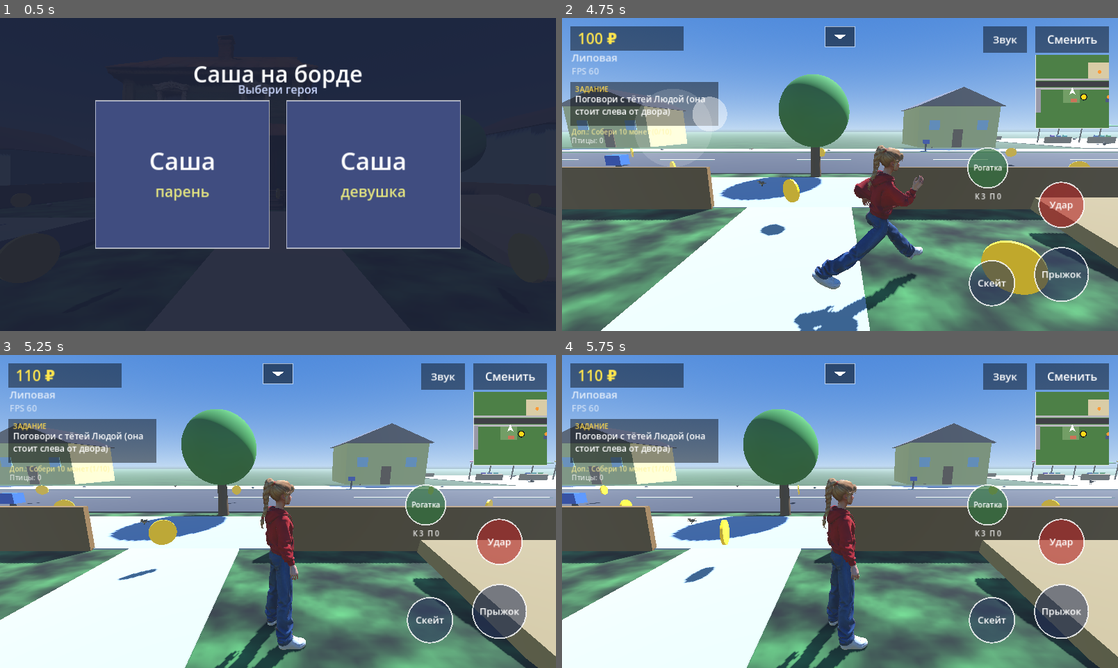
Above: before the commit, frames 1-4 (two rows, left to right).
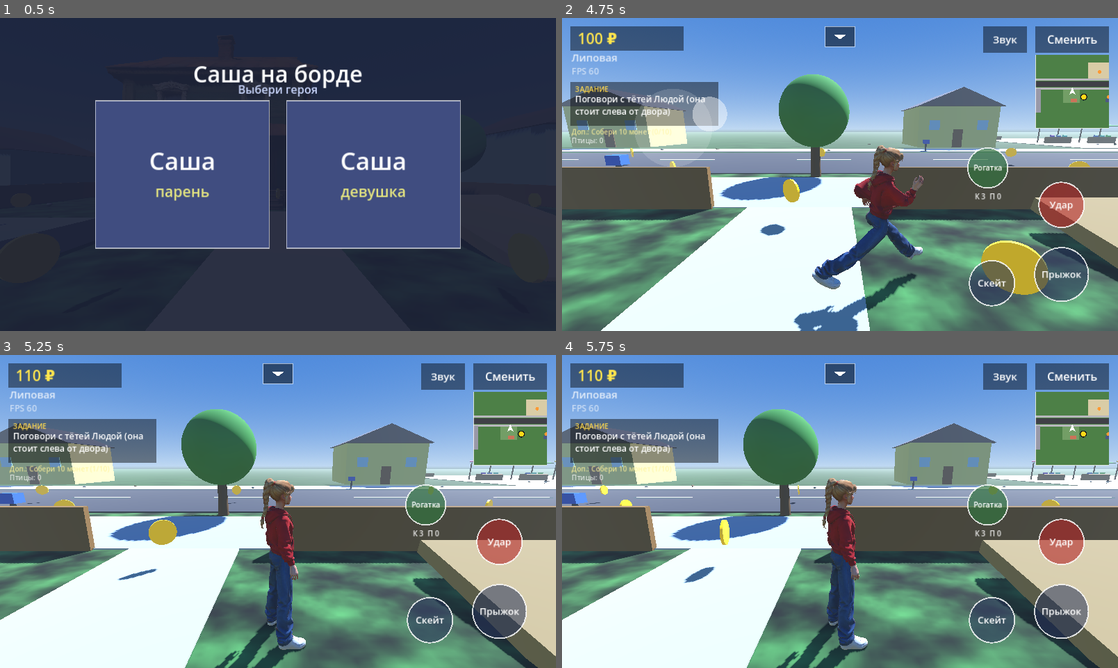
Above: after the commit, the same moments.

Repository: anon-anonymnyy/My-Games-
Game: Godot game, scene res://main.tscn
Same seed, same stepped clock (60 frames per second), same inputs: the game is played once before the commit and once after it.
Inputs (mouse positions are in pixels of both pictures, inside the frame that each line leads up to):
- Up to frame 1 (0.5 s): no input
- Up to frame 2 (4.75 s): tap Enter at 0.5 s; move the mouse to (962, 158) at 0.52 s; click (962, 158) at 0.67 s; drag from (728, 190) to (812, 237) at 1.27 s; move the mouse to (895, 105) at 2.02 s; click (895, 105) at 2.17 s; drag from (812, 237) to (673, 127) at 2.77 s; move the mouse to (1006, 221) at 3.52 s; click (1006, 221) at 3.67 s; drag from (673, 127) to (756, 96) at 4.27 s
- Up to frame 3 (5.25 s): move the mouse to (305, 511) at 5.02 s; click (305, 511) at 5.17 s
- Up to frame 4 (5.75 s): no input

Frame 1 is identical in both runs. In frame 2, less than 0.1% of the frame differs, in the area x 27-100%, y 38-54%; in frame 3, less than 0.1%; in frame 4, less than 0.1%, in the area x 22-99%, y 38-55%.

Commit message:
Add files via upload

Diff:
--- a/main.gd
+++ b/main.gd
@@ -29,7 +29,7 @@
 const UPGRADES := [
 	{"name": "Покрасить забор", "cost": 300, "inc": 30},
 	{"name": "Клумбы у дома", "cost": 600, "inc": 60},
-	{"name": "Крыльцо и веранда", "cost": 1200, "inc": 120},
+	{"name": "Лавочка и фонарь", "cost": 1200, "inc": 120},
 	{"name": "Мастерская во дворе", "cost": 2500, "inc": 250},
 	{"name": "Своя лавка", "cost": 5000, "inc": 500}]
 const MAX_OFFLINE_H := 8.0
@@ -237,6 +237,7 @@
 	crown.mesh = sm
 	crown.material_override = _mat(Color(0.2, 0.55, 0.2))
 	crown.position = Vector3(x, h * 0.75, z)
+	tree_tops.append(Vector3(x, h * 1.04, z))
 	add_child(crown)
 	var col := StaticBody3D.new()
 	col.position = Vector3(x, h * 0.25, z)
@@ -359,8 +360,9 @@
 	add_child(m)
 	# корпус, пол крыльца и пандус на ступеньки (невидимые коллайдеры)
 	_col_box(Vector3(-4, 6.0, -10.15), Vector3(12.4, 12.0, 10.1), 0.0)
-	_col_box(Vector3(-1.4, 0.75, -4.03), Vector3(5.4, 1.5, 2.55), 0.0)
-	_col_box(Vector3(-1.4, 0.65, -1.575), Vector3(3.2, 0.2, 2.8), atan2(1.5, 2.35))
+	# пол крыльца на высоте 0.91 и пандус по реальным ступенькам (0.25 / 0.46 / 0.69 / 0.91)
+	_col_box(Vector3(-1.4, 0.455, -4.7), Vector3(5.4, 0.91, 1.2), 0.0)
+	_col_box(Vector3(-1.3, 0.367, -3.25), Vector3(2.8, 0.2, 1.93), atan2(0.91, 1.7))
 
 func _col_box(pos: Vector3, size: Vector3, rot_x: float) -> void:
 	var sb := StaticBody3D.new()
@@ -549,6 +551,7 @@
 	model.scale = Vector3(MODEL_SCALE, MODEL_SCALE, MODEL_SCALE)
 	model.position = Vector3(0, MODEL_SCALE, 0)
 	visual.add_child(model)
+	_build_sling()
 	anim = model.find_child("AnimationPlayer", true, false) as AnimationPlayer
 	if anim != null:
 		for n in anim.get_animation_list():
@@ -838,10 +841,14 @@
 			var bx := -10.0 + k * 1.3 if k < 4 else 2.2 + (k - 4) * 1.3
 			_box(Vector3(bx, 0.15, -1.0), Vector3(1.0, 0.3, 0.6), fc[k % 4], false)
 	if _has(2) and not upgrade_nodes.has(2):
-		upgrade_nodes[2] = _box(Vector3(-4, 0.15, -5.0), Vector3(6, 0.3, 2.4), Color(0.62, 0.42, 0.25))
-		_box(Vector3(-6.6, 1.2, -4.0), Vector3(0.2, 2.4, 0.2), Color(0.95, 0.95, 0.9), false)
-		_box(Vector3(-1.4, 1.2, -4.0), Vector3(0.2, 2.4, 0.2), Color(0.95, 0.95, 0.9), false)
-		_box(Vector3(-4, 2.5, -4.6), Vector3(6.4, 0.15, 3.0), Color(0.55, 0.2, 0.15), false)
+		upgrade_nodes[2] = true
+		var wood := Color(0.55, 0.36, 0.2)
+		_box(Vector3(-9.0, 0.5, -3.4), Vector3(2.2, 0.12, 0.6), wood, false)
+		_box(Vector3(-9.0, 0.85, -3.72), Vector3(2.2, 0.5, 0.1), wood, false)
+		_box(Vector3(-9.9, 0.25, -3.4), Vector3(0.12, 0.5, 0.5), Color(0.3, 0.3, 0.33), false)
+		_box(Vector3(-8.1, 0.25, -3.4), Vector3(0.12, 0.5, 0.5), Color(0.3, 0.3, 0.33), false)
+		_box(Vector3(-6.4, 1.6, -3.2), Vector3(0.12, 3.2, 0.12), Color(0.2, 0.2, 0.24), false)
+		_box(Vector3(-6.4, 3.3, -3.2), Vector3(0.5, 0.4, 0.5), Color(1.0, 0.9, 0.5), false)
 	if _has(3) and not upgrade_nodes.has(3):
 		upgrade_nodes[3] = _box(Vector3(10, 1.2, -9), Vector3(4, 2.4, 3), Color(0.55, 0.58, 0.62))
 		_box(Vector3(10, 2.5, -9), Vector3(4.6, 0.2, 3.6), Color(0.3, 0.3, 0.35), false)
@@ -1630,11 +1637,6 @@
 	roll_pl.volume_db = -80.0
 	add_child(roll_pl)
 	roll_pl.play()
-	music_pl = AudioStreamPlayer.new()
-	music_pl.stream = _make_music()
-	music_pl.volume_db = -15.0
-	add_child(music_pl)
-	music_pl.play()
 	_build_bird_audio()
 	_snd_apply()
 
@@ -1676,10 +1678,17 @@
 	Vector3(-40, 0, 27), Vector3(-20, 0, 28), Vector3(0, 0, 27), Vector3(18, 0, 28), Vector3(36, 0, 27),
 	Vector3(-48, 0, 34.5), Vector3(-60, 0, 36.5), Vector3(-38, 0, 36), Vector3(-66, 0, 50), Vector3(-34, 0, 54), Vector3(-48, 0, 52),
 	Vector3(-12, 0, 6), Vector3(12, 0, -9), Vector3(13, 0, 2), Vector3(-13, 0, -4), Vector3(60, 0, 12), Vector3(70, 0, 14)]
-const BIRD_HOMES := [["crow", Vector3(-56, 0, 47)], ["crow", Vector3(-44, 0, 49)], ["crow", Vector3(-38, 0, 34)],
-	["magpie", Vector3(-62, 0, 34)], ["magpie", Vector3(-30, 0, 13)], ["magpie", Vector3(20, 0, 13)],
-	["sparrow", Vector3(0, 0, 12)], ["sparrow", Vector3(-20, 0, 13)], ["sparrow", Vector3(-45, 0, 27)], ["sparrow", Vector3(-50, 0, 36)],
-	["sparrow", Vector3(-10, 0, 27)], ["sparrow", Vector3(10, 0, 27)], ["sparrow", Vector3(-12, 0, 2)], ["sparrow", Vector3(-60, 0, 13)]]
+const CROW_SPOTS := [Vector3(-56, 0, 47), Vector3(-44, 0, 49), Vector3(-38, 0, 34), Vector3(-62, 0, 34), Vector3(-30, 0, 13),
+	Vector3(20, 0, 13), Vector3(40, 0, 13), Vector3(60, 0, 12), Vector3(-66, 0, 50), Vector3(30, 0, 27), Vector3(-20, 0, 28)]
+const BIRD_HOMES := [["crow", Vector3(-56, 0, 47)], ["crow", Vector3(20, 0, 13)], ["magpie", Vector3(-38, 0, 34)],
+	["sparrow", Vector3(0, 0, 12)], ["sparrow", Vector3(-45, 0, 27)], ["sparrow", Vector3(-50, 0, 36)],
+	["sparrow", Vector3(10, 0, 27)], ["sparrow", Vector3(-60, 0, 13)]]
+var tree_tops: Array = []
+var sling: Node3D
+var sling_b1: MeshInstance3D
+var sling_b2: MeshInstance3D
+var sling_pouch: MeshInstance3D
+var sling_pull := 0.0
 var stones := 3
 var balls := 0
 var aiming := false
@@ -1698,6 +1707,8 @@
 
 func _btn_sling() -> Vector2:
 	return _vs() - Vector2(300, 375)
+func _btn_fire2() -> Vector2:
+	return Vector2(130, 470)
 func _btn_ammo() -> Vector2:
 	return _vs() - Vector2(130, 410)
 
@@ -1736,7 +1747,7 @@
 		for i in range(seg):
 			var u := float(i) / float(seg)
 			ph += (lerpf(f0, f1, u) + sin(u * 30.0) * 120.0) / float(SR)
-			out[r * (seg + gap) + i] = sin(TAU * ph) * 0.35 * sin(PI * u)
+			out[r * (seg + gap) + i] = sin(TAU * ph) * 0.55 * sin(PI * u)
 	return out
 
 func _caw() -> PackedFloat32Array:
@@ -1755,12 +1766,12 @@
 	if not snd_on or player == null or bird_pl.is_empty():
 		return
 	var dist := _flat_dist(player.global_position, pos)
-	if dist > 28.0:
+	if dist > 36.0:
 		return
 	var p: AudioStreamPlayer = bird_pl[bird_pi % bird_pl.size()]
 	bird_pi += 1
 	p.stream = snd[nm]
-	p.volume_db = -3.0 - dist * 0.8
+	p.volume_db = 0.0 - dist * 0.6
 	p.play()
 
 # ---------- камни на земле ----------
@@ -1865,23 +1876,37 @@
 
 func _build_birds() -> void:
 	for h in BIRD_HOMES:
-		birds.append(_make_bird(str(h[0]), h[1]))
-
-func _ground_y() -> float:
-	return 0.04
+		var b := _make_bird(str(h[0]), h[1])
+		b["gy"] = 0.04
+		birds.append(b)
+	var k := 0
+	for tp in tree_tops:
+		if k >= 8:
+			break
+		k += 1
+		for j in range(2):
+			var hp: Vector3 = tp + Vector3(-0.5 + j * 1.0, 0.0, randf_range(-0.4, 0.4))
+			var b := _make_bird("sparrow", hp)
+			b["gy"] = hp.y
+			b["perch"] = true
+			b["node"].position = hp
+			b["chirp"] = randf_range(0.5, 3.0)
+			birds.append(b)
+
 
 func _bird_pick_target(b: Dictionary, r: float) -> Vector3:
 	var home: Vector3 = b["home"]
 	var a := randf() * TAU
 	return home + Vector3(cos(a), 0, sin(a)) * randf_range(1.5, r)
 
-func _bird_fly_to(b: Dictionary, to: Vector3, speed: float) -> void:
+func _bird_fly_to(b: Dictionary, to: Vector3, speed: float, arc := 3.0) -> void:
 	var n: Node3D = b["node"]
 	b["state"] = "fly"
 	b["from"] = n.position
-	b["tgt"] = Vector3(to.x, _ground_y(), to.z)
+	b["tgt"] = to
+	b["arc"] = arc
 	b["p"] = 0.0
-	b["dur"] = maxf(0.6, (b["tgt"] as Vector3).distance_to(n.position) / speed)
+	b["dur"] = maxf(0.8, to.distance_to(n.position) / speed)
 
 func _flee(b: Dictionary, from_pos: Vector3) -> void:
 	var n: Node3D = b["node"]
@@ -1889,15 +1914,18 @@
 	away.y = 0.0
 	if away.length() < 0.1:
 		away = Vector3(randf() - 0.5, 0, randf() - 0.5)
-	var to := n.position + away.normalized() * randf_range(8.0, 13.0)
-	_bird_fly_to(b, to, 8.0)
-	_bird_snd("chirp" + str(1 + randi() % 3), n.position)
+	away = away.normalized().rotated(Vector3.UP, randf_range(-0.6, 0.6))
+	var to := n.position + away * randf_range(20.0, 32.0)
+	to.y = 0.04
+	_bird_fly_to(b, to, 9.0, 6.0)
+	b["away_t"] = randf_range(18.0, 30.0)
+	_bird_snd("chirp" + str(1 + randi() % 3) if str(b["kind"]) == "sparrow" else "caw", n.position)
 
 func _hit_bird(b: Dictionary) -> void:
 	var n: Node3D = b["node"]
 	b["alive"] = false
 	b["die_t"] = 0.25
-	b["respawn"] = randf_range(22.0, 34.0)
+	b["respawn"] = randf_range(35.0, 60.0)
 	_poof(n.global_position + Vector3(0, 0.35, 0))
 	_sfx("whoosh")
 	coins += 1
@@ -1947,9 +1975,13 @@
 		return
 	bird_t += d
 	var pp := player.global_position
+	var cf := -cam.global_transform.basis.z
+	cf.y = 0.0
+	cf = cf.normalized()
 	for b in birds:
 		var n: Node3D = b["node"]
 		var kind := str(b["kind"])
+		var perch := bool(b.get("perch", false))
 		var dist := _flat_dist(pp, n.position)
 		if not bool(b["alive"]):
 			var pv0: Node3D = b["pv"]
@@ -1963,12 +1995,29 @@
 			else:
 				b["respawn"] = float(b["respawn"]) - d
 				if float(b["respawn"]) <= 0.0:
-					b["alive"] = true
-					n.position = (b["home"] as Vector3) + Vector3(0, _ground_y(), 0)
-					pv0.scale = Vector3.ONE * float(b["sz"])
-					b["state"] = "idle"
-					b["t"] = 1.0
-					n.visible = true
+					var spots: Array = []
+					for sp in CROW_SPOTS:
+						var dd := _flat_dist(pp, sp)
+						var dirp: Vector3 = sp - pp
+						dirp.y = 0.0
+						var infront := dirp.normalized().dot(cf) > 0.2
+						if sp.distance_to(b["home"]) > 5.0 and (dd > 70.0 or (dd > 45.0 and not infront)):
+							spots.append(sp)
+					if spots.is_empty():
+						b["respawn"] = 2.0
+					else:
+						var spot: Vector3 = spots[randi() % spots.size()]
+						var away: Vector3 = spot - pp
+						away.y = 0.0
+						var startp: Vector3 = spot + away.normalized() * 25.0 + Vector3(0, 7.0, 0)
+						b["alive"] = true
+						b["home"] = spot
+						b["gy"] = 0.04
+						n.position = startp
+						pv0.scale = Vector3.ONE * float(b["sz"])
+						n.visible = true
+						_bird_fly_to(b, spot + Vector3(0, 0.04, 0), 7.0, 2.0)
+						b["away_t"] = 0.0
 			continue
 		if dist > 75.0:
 			n.visible = false
@@ -1978,15 +2027,27 @@
 		var wr: Node3D = b["wr"]
 		var head: Node3D = b["head"]
 		var st := str(b["state"])
+		var scare := 7.0 if perch else (7.0 if kind == "sparrow" else 11.0)
+		if st != "fly" and dist < scare:
+			_flee(b, pp)
+			continue
 		if st == "idle":
 			wl.rotation.z = 0.0
 			wr.rotation.z = 0.0
 			head.rotation.x = maxf(0.0, sin(bird_t * 9.0 + float(b["seed"]))) * 0.6 if fmod(bird_t * 0.5 + float(b["seed"]), 2.0) < 0.7 else 0.0
-			b["t"] = float(b["t"]) - d
-			if float(b["t"]) <= 0.0:
-				if kind != "sparrow" and randf() < 0.35:
-					_bird_fly_to(b, _bird_pick_target(b, 14.0), 6.0)
-				else:
+			var at := float(b.get("away_t", 0.0))
+			if at > 0.0:
+				at -= d
+				b["away_t"] = at
+				if at <= 0.0:
+					var hm: Vector3 = b["home"]
+					if _flat_dist(pp, hm) > 16.0:
+						_bird_fly_to(b, Vector3(hm.x, float(b["gy"]), hm.z), 7.0, 4.0)
+					else:
+						b["away_t"] = 4.0
+			elif not perch:
+				b["t"] = float(b["t"]) - d
+				if float(b["t"]) <= 0.0:
 					b["state"] = "hop"
 					b["tgt"] = _bird_pick_target(b, 7.0)
 		elif st == "hop":
@@ -1996,11 +2057,11 @@
 			if dv.length() < 0.25:
 				b["state"] = "idle"
 				b["t"] = randf_range(1.5, 4.5)
-				n.position.y = _ground_y()
+				n.position.y = 0.04
 			else:
-				var sp := 1.2 if kind == "sparrow" else 1.7
-				n.position += dv.normalized() * sp * d
-				n.position.y = _ground_y() + absf(sin(bird_t * 12.0 + float(b["seed"]))) * 0.07
+				var sp2 := 1.2 if kind == "sparrow" else 1.7
+				n.position += dv.normalized() * sp2 * d
+				n.position.y = 0.04 + absf(sin(bird_t * 12.0 + float(b["seed"]))) * 0.07
 				n.rotation.y = lerp_angle(n.rotation.y, atan2(dv.x, dv.z), minf(1.0, 8.0 * d))
 		elif st == "fly":
 			b["p"] = float(b["p"]) + d / float(b["dur"])
@@ -2008,7 +2069,7 @@
 			var fr: Vector3 = b["from"]
 			var to: Vector3 = b["tgt"]
 			var np := fr.lerp(to, pr)
-			np.y = _ground_y() + sin(pr * PI) * (3.0 if kind != "sparrow" else 2.0)
+			np.y = lerpf(fr.y, to.y, pr) + sin(pr * PI) * float(b.get("arc", 3.0))
 			var mv := np - n.position
 			mv.y = 0.0
 			if mv.length() > 0.01:
@@ -2020,16 +2081,84 @@
 			if pr >= 1.0:
 				b["state"] = "idle"
 				b["t"] = randf_range(1.5, 4.0)
-				n.position.y = _ground_y()
+				n.position = to
 		b["chirp"] = float(b["chirp"]) - d
 		if float(b["chirp"]) <= 0.0:
-			b["chirp"] = randf_range(2.5, 7.0)
 			if kind == "sparrow":
-				_bird_snd("chirp" + str(1 + randi() % 3), n.position)
-			elif randf() < 0.5:
-				_bird_snd("caw", n.position)
+				b["chirp"] = randf_range(1.2, 3.5) if perch else randf_range(2.0, 5.0)
+				if st != "fly" or randf() < 0.5:
+					_bird_snd("chirp" + str(1 + randi() % 3), n.position)
+			else:
+				b["chirp"] = randf_range(5.0, 12.0)
+				if randf() < 0.6:
+					_bird_snd("caw", n.position)
 
 # ---------- стрельба ----------
+func _build_sling() -> void:
+	if sling != null:
+		sling.queue_free()
+	sling = Node3D.new()
+	sling.visible = false
+	sling.position = Vector3(0.2, 1.3, 0.5)
+	visual.add_child(sling)
+	var wood := _mat(Color(0.45, 0.28, 0.14), 0.9)
+	var cm := CylinderMesh.new()
+	cm.top_radius = 0.022
+	cm.bottom_radius = 0.026
+	cm.height = 0.16
+	var st := MeshInstance3D.new()
+	st.mesh = cm
+	st.material_override = wood
+	st.position = Vector3(0, -0.04, 0)
+	sling.add_child(st)
+	var bm := BoxMesh.new()
+	bm.size = Vector3(0.03, 0.12, 0.03)
+	for sx in [-1.0, 1.0]:
+		var pr := MeshInstance3D.new()
+		pr.mesh = bm
+		pr.material_override = wood
+		pr.position = Vector3(sx * 0.03, 0.08, 0)
+		pr.rotation.z = -sx * 0.4
+		sling.add_child(pr)
+	var rb := BoxMesh.new()
+	rb.size = Vector3(0.012, 0.012, 1.0)
+	var rm := _mat(Color(0.12, 0.1, 0.1), 0.6)
+	sling_b1 = MeshInstance3D.new()
+	sling_b1.mesh = rb
+	sling_b1.material_override = rm
+	sling.add_child(sling_b1)
+	sling_b2 = MeshInstance3D.new()
+	sling_b2.mesh = rb
+	sling_b2.material_override = rm
+	sling.add_child(sling_b2)
+	var pm := BoxMesh.new()
+	pm.size = Vector3(0.05, 0.04, 0.02)
+	sling_pouch = MeshInstance3D.new()
+	sling_pouch.mesh = pm
+	sling_pouch.material_override = _mat(Color(0.35, 0.2, 0.1), 0.9)
+	sling.add_child(sling_pouch)
+
+func _band(n: MeshInstance3D, a: Vector3, b: Vector3) -> void:
+	var dv := b - a
+	var l := dv.length()
+	if l < 0.001:
+		return
+	var up := Vector3.UP if absf(dv.normalized().y) < 0.95 else Vector3.RIGHT
+	n.transform = Transform3D(Basis.looking_at(dv, up).scaled(Vector3(1, 1, l)), (a + b) * 0.5)
+
+func _sling_update(d: float) -> void:
+	if sling == null:
+		return
+	sling.visible = aiming and not skating
+	if not sling.visible:
+		return
+	var want := 1.0 if fire_cd < 0.25 else 0.0
+	sling_pull = move_toward(sling_pull, want, (4.0 if want > 0.5 else 30.0) * d)
+	var p := Vector3(0, 0.13, -0.03 - sling_pull * 0.3)
+	sling_pouch.position = p
+	_band(sling_b1, Vector3(-0.065, 0.14, 0), p)
+	_band(sling_b2, Vector3(0.065, 0.14, 0), p)
+
 func _toggle_aim() -> void:
 	if skating:
 		return
@@ -2057,6 +2186,7 @@
 	else:
 		stones -= 1
 	fire_cd = 0.45
+	sling_pull = 0.0
 	var cf := -cam.global_transform.basis.z
 	var from := cam.global_position
 	var q := PhysicsRayQueryParameters3D.create(from, from + cf * 60.0)
@@ -2136,6 +2266,8 @@
 			var dv := Vector2(cos(a), sin(a))
 			hud.draw_line(c + dv * 12.0, c + dv * 30.0, Color(1, 1, 1, 0.9), 2.5)
 		hud.draw_circle(c, 2.5, Color(1, 0.3, 0.2))
+		_btn_draw(_btn_fire2(), 52, Color(0.7, 0.15, 0.15, 0.6))
+		_text_c("Огонь", _btn_fire2(), 22)
 		var ac := _btn_ammo()
 		_btn_draw(ac, 46, Color(0.25, 0.25, 0.4, 0.75))
 		_text_c("Пулька" if use_balls else "Камень", ac, 17)
@@ -2219,7 +2351,7 @@
 	if not skating and p.distance_to(_btn_sling()) < 60:
 		_toggle_aim()
 		return
-	if aiming and p.distance_to(_btn_hit()) < 75:
+	if aiming and (p.distance_to(_btn_hit()) < 75 or p.distance_to(_btn_fire2()) < 75):
 		_fire()
 		return
 	if aiming and p.distance_to(_btn_ammo()) < 60:
@@ -2290,7 +2422,7 @@
 	if state != "play" or model == null:
 		return
 	_proj_update(d)
-	if dlg.size() > 0 or aiming:
+	if dlg.size() > 0:
 		stick_vec = Vector2.ZERO
 		stick_id = -1
 	var mag := stick_vec.length()
@@ -2305,7 +2437,7 @@
 			tgt *= 0.25
 		vel.x = move_toward(vel.x, dir.x * tgt, 45.0 * d)
 		vel.z = move_toward(vel.z, dir.z * tgt, 45.0 * d)
-		if mag > 0.1 and punch_t <= 0.0:
+		if mag > 0.1 and punch_t <= 0.0 and not aiming:
 			heading = lerp_angle(heading, atan2(dir.x, dir.z), minf(1.0, 14.0 * d))
 	else:
 		if on_floor:
@@ -2450,6 +2582,7 @@
 	if aiming:
 		heading = lerp_angle(heading, yaw + PI, minf(1.0, 14.0 * d))
 	vis_h = lerp_angle(vis_h, heading, minf(1.0, 18.0 * d))
+	_sling_update(d)
 	var tgt_up := player.get_floor_normal() if (skating and player.is_on_floor()) else Vector3.UP
 	vis_up = vis_up.lerp(tgt_up, minf(1.0, 12.0 * d)).normalized()
 	var vf := Vector3(sin(vis_h), 0, cos(vis_h))
